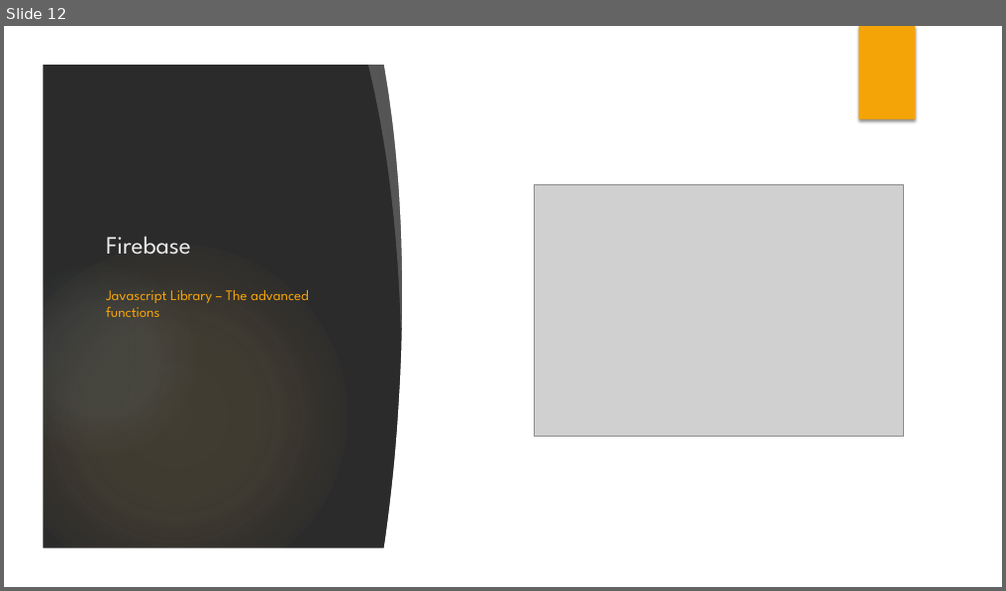
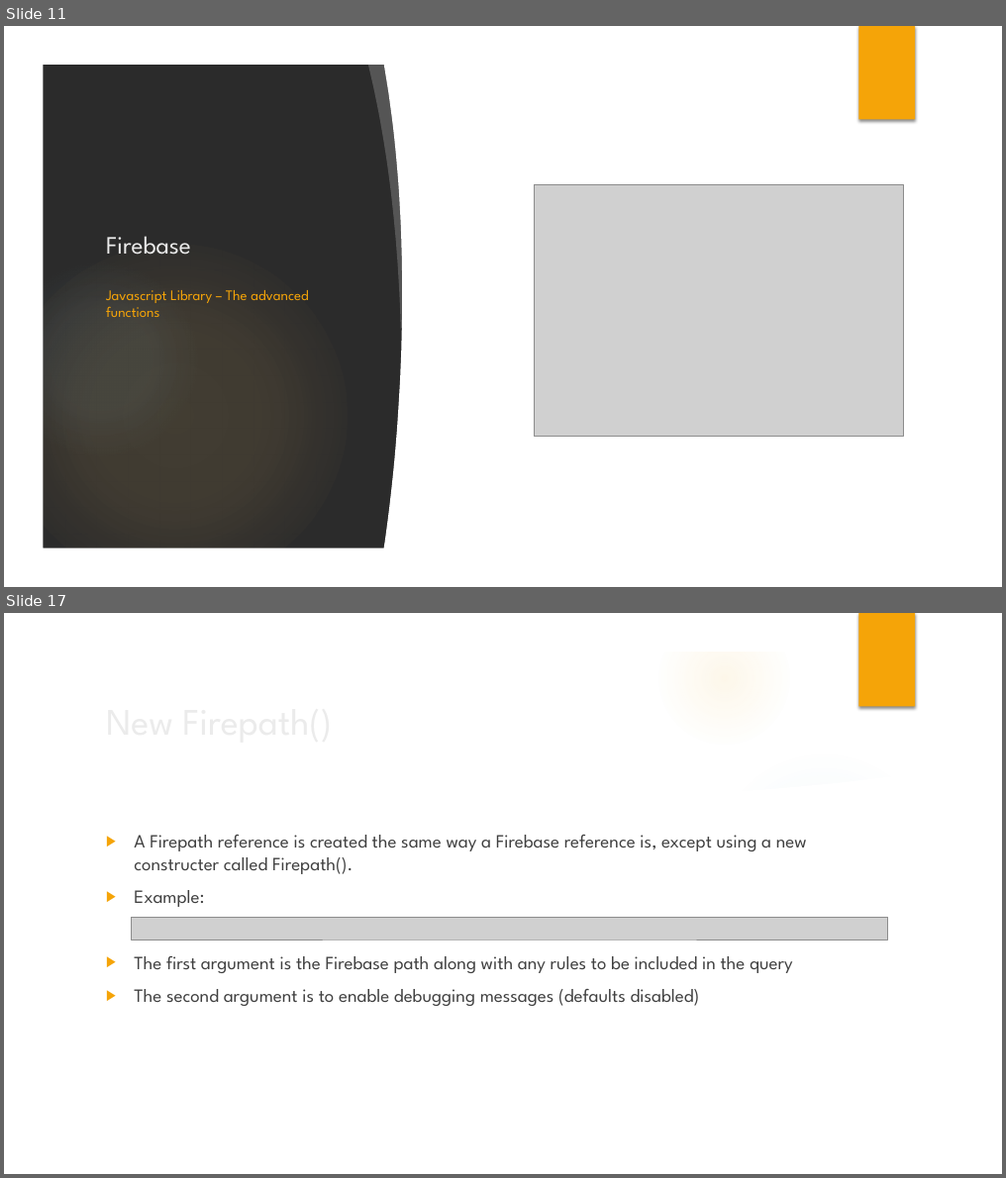
Before and after one commit to jbrelloch/Firepath, a slide deck: FirepathPresentation.pptx. Shown one above the other, each under a label of ours: slide 12 before the commit, slides 11 and 17 after it; the slides between them are not shown. The pictures are 1006x591 and 1006x1178 pixels, drawn with LibreOffice and Linux fonts; fonts in the diff are those of the drawing; grey boxes stand for pictures; background and template pictures are left out; a plain dark background stands for a picture behind light text. Boxes give left, top, right and bottom in pixels: in the first picture for what was removed or moved away, otherwise in the second. Text is boxed around its words. In the diff, an @@ line names an element or a change of style, - is before the commit and + after.

```diff
--- a/FirepathPresentation.pptx
+++ b/FirepathPresentation.pptx
@@ slide 17 added at box(4, 613, 1002, 1174), background picture (left out); not listed: 7 template elements that a slide beside it also shows @@
@@ title added at box(98, 691, 816, 751), 36 pt, text #EBEBEB @@
+New Firepath()
@@ freeform shape added at box(698, 738, 971, 819), fill #FFFFFF at 20% opacity @@
@@ ellipse added at box(709, 750, 939, 980), fill gradient #8EBBD2 @@
@@ freeform shape added at box(42, 765, 964, 1137), fill #FFFFFF @@
@@ text added at box(134, 835, 807, 1006), 18 pt, text #404040 @@
+▶ A Firepath reference is created the same way a Firebase reference is, except using a new constructer called Firepath().
+▶ Example:
+▶ The first argument is the Firebase path along with any rules to be included in the query
+▶ The second argument is to enable debugging messages (defaults disabled)
@@ picture added at box(132, 917, 888, 940) @@
@@ what was slide 12 is now slide 11 @@
```
Also in this commit, not shown: 10 slides changed, 14 other slides added, 5 slides removed, 14 other files.
